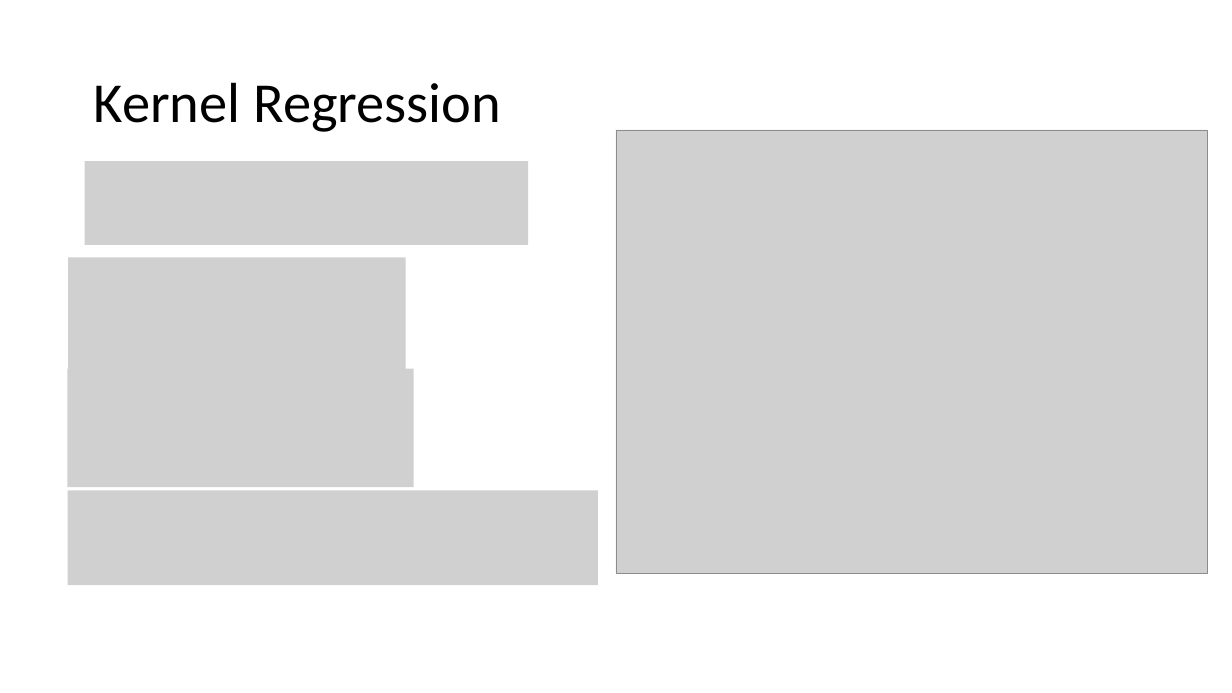
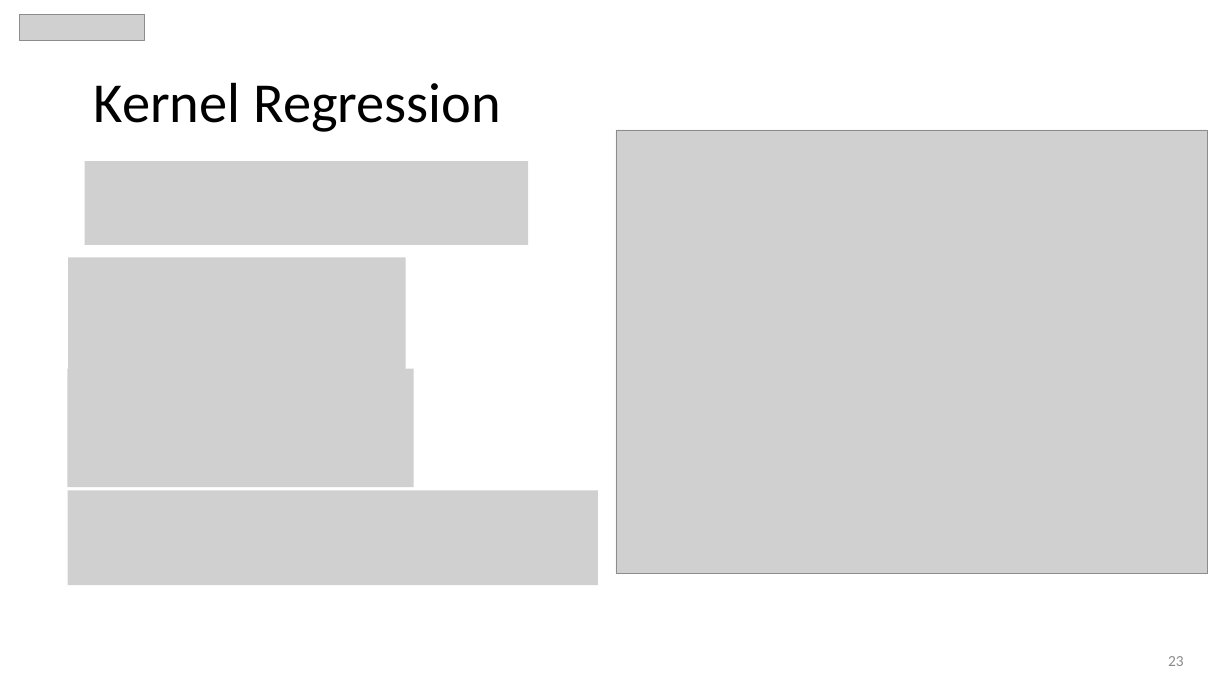
Before and after one commit to MaltheBisbo/learningForces, a slide deck: slide 23 of Presentations/2018-06-01-copenhagen.pptx (slide 24 before the commit). Drawn at 1232x693 pixels with LibreOffice and Linux fonts; fonts in the diff are those of the drawing; grey boxes stand for pictures. Boxes give left, top, right and bottom in pixels: in the first picture for what was removed or moved away, otherwise in the second. Text is boxed around its words. In the diff, an @@ line names an element or a change of style, - is before the commit and + after.

```diff
--- a/Presentations/2018-06-01-copenhagen.pptx
+++ b/Presentations/2018-06-01-copenhagen.pptx
@@ picture added at bbox=[20, 14, 145, 40] @@
@@ page number added at bbox=[1168, 656, 1184, 666], 12 pt, text #8C8C8C @@
+23
```
Also in this commit, not shown: 31 other slides changed, 10 slides added, 2 slides removed, 23 other files.
